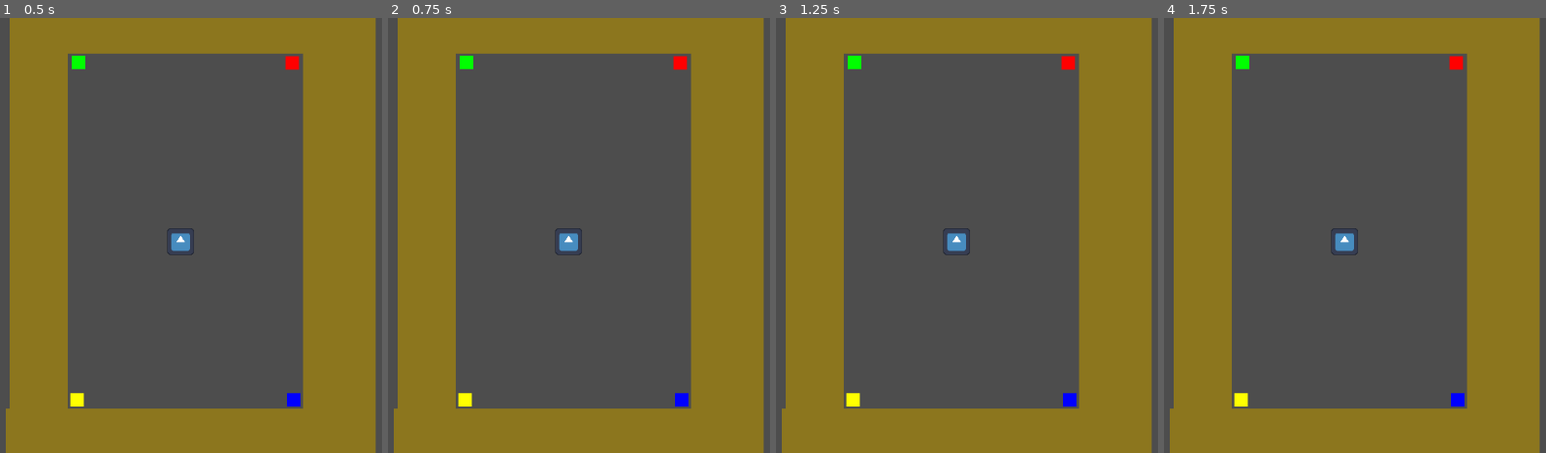
Above: before the commit, frames 1-4 (left to right).
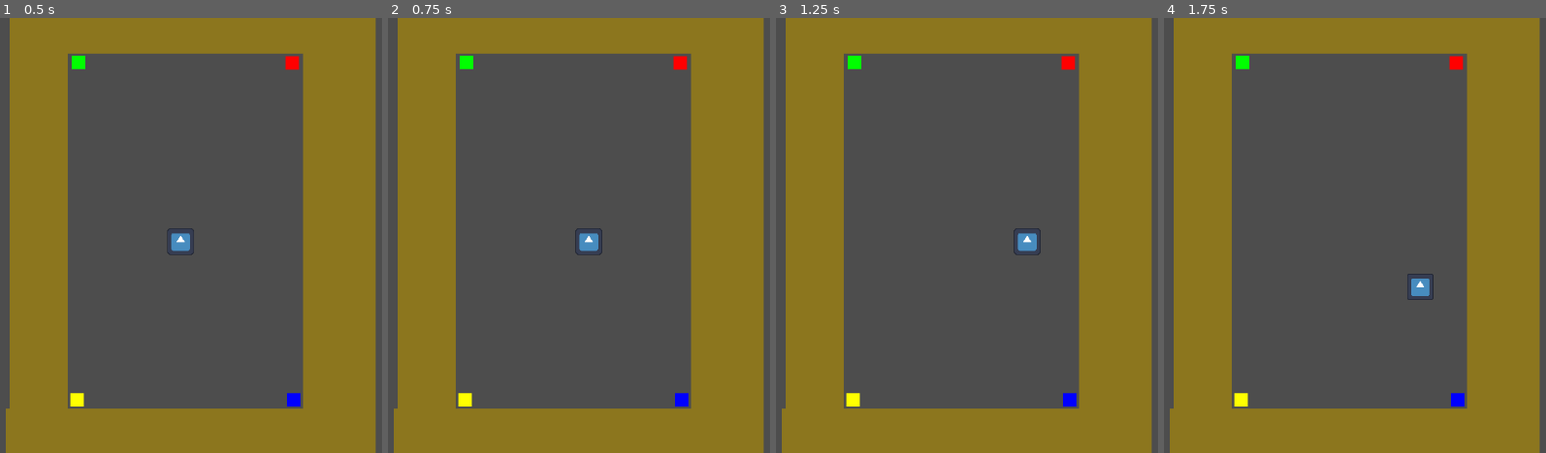
Above: after the commit, the same moments.

Repository: bemotta212/GameJam3
Game: Godot game, scene res://Scenes/level_01.tscn
Two runs of this game, one before a commit and one after it. Both use one fixed random seed, a clock stepped at 60 frames per second and the inputs below. The engine's default icon, where the game draws it, is replaced by a stand-in: a white triangle on a blue panel in a dark square.
Inputs:
- Up to frame 1 (0.5 s): no input
- Up to frame 2 (0.75 s): tap Enter at 0.5 s; hold D (Move_right) from 0.53 s (still down)
- Up to frame 3 (1.25 s): keep holding D (Move_right)
- Up to frame 4 (1.75 s): release D (Move_right) at 1.28 s; hold S (Move_down) from 1.28 s (still down)

Frame 1 is identical in both runs. In frame 2, 0.5% of the frame differs, in the area x 43-57%, y 48-55%; in frame 3, 0.5%, in the area x 43-70%, y 48-55%; in frame 4, 0.5%.
Error before the commit: Parse Error: Expected indented block after function declaration. (res://Scripts/jogador.gd:24)

Commit message:
Início das portas

Diff:
--- a/iii-game-jam-unisinos/Scenes/level_01.tscn
+++ b/iii-game-jam-unisinos/Scenes/level_01.tscn
@@ -1,6 +1,7 @@
-[gd_scene load_steps=10 format=3 uid="uid://dyj7c6bvupsv5"]
+[gd_scene load_steps=11 format=3 uid="uid://dyj7c6bvupsv5"]
 
 [ext_resource type="PackedScene" uid="uid://lekbgvvc58t6" path="res://Scenes/jogador.tscn" id="1_skhut"]
+[ext_resource type="Script" path="res://Scripts/porta.gd" id="2_eielk"]
 
 [sub_resource type="RectangleShape2D" id="RectangleShape2D_kwles"]
 size = Vector2(91, 616)
@@ -84,13 +85,14 @@
 
 [node name="Jogador" parent="." instance=ExtResource("1_skhut")]
 position = Vector2(557, 333)
-SPEED = null
 
 [node name="Portas" type="Node2D" parent="."]
 
-[node name="Cima_direita" type="Area2D" parent="Portas"]
+[node name="Cima_direita" type="Area2D" parent="Portas" node_paths=PackedStringArray("respawn_point")]
 position = Vector2(723, 67)
 collision_layer = 4
+script = ExtResource("2_eielk")
+respawn_point = NodePath("../../Respawn")
 
 [node name="ColorRect" type="ColorRect" parent="Portas/Cima_direita"]
 offset_left = -10.0
@@ -102,9 +104,11 @@
 [node name="CollisionShape2D" type="CollisionShape2D" parent="Portas/Cima_direita"]
 shape = SubResource("RectangleShape2D_jrm6f")
 
-[node name="Cima_esquerda" type="Area2D" parent="Portas"]
+[node name="Cima_esquerda" type="Area2D" parent="Portas" node_paths=PackedStringArray("respawn_point")]
 position = Vector2(405, 66)
 collision_layer = 4
+script = ExtResource("2_eielk")
+respawn_point = NodePath("../../Respawn")
 
 [node name="ColorRect" type="ColorRect" parent="Portas/Cima_esquerda"]
 offset_left = -10.0
@@ -116,9 +120,11 @@
 [node name="CollisionShape2D" type="CollisionShape2D" parent="Portas/Cima_esquerda"]
 shape = SubResource("RectangleShape2D_byueg")
 
-[node name="Baixo_direita" type="Area2D" parent="Portas"]
+[node name="Baixo_direita" type="Area2D" parent="Portas" node_paths=PackedStringArray("respawn_point")]
 position = Vector2(725, 569)
 collision_layer = 4
+script = ExtResource("2_eielk")
+respawn_point = NodePath("../../Respawn")
 
 [node name="ColorRect" type="ColorRect" parent="Portas/Baixo_direita"]
 offset_left = -10.0
@@ -130,9 +136,11 @@
 [node name="CollisionShape2D" type="CollisionShape2D" parent="Portas/Baixo_direita"]
 shape = SubResource("RectangleShape2D_xohae")
 
-[node name="Baixo_esquerda" type="Area2D" parent="Portas"]
+[node name="Baixo_esquerda" type="Area2D" parent="Portas" node_paths=PackedStringArray("respawn_point")]
 position = Vector2(403, 569)
 collision_layer = 4
+script = ExtResource("2_eielk")
+respawn_point = NodePath("../../Respawn")
 
 [node name="ColorRect" type="ColorRect" parent="Portas/Baixo_esquerda"]
 offset_left = -10.0
@@ -143,3 +151,6 @@
 
 [node name="CollisionShape2D" type="CollisionShape2D" parent="Portas/Baixo_esquerda"]
 shape = SubResource("RectangleShape2D_r8qs7")
+
+[node name="Respawn" type="Marker2D" parent="."]
+position = Vector2(557, 333)
--- a/iii-game-jam-unisinos/Scripts/jogador.gd
+++ b/iii-game-jam-unisinos/Scripts/jogador.gd
@@ -20,5 +20,3 @@
 		velocity.y = move_toward(velocity.x, 0, SPEED)
 
 	move_and_slide()
-
-func choose_door():
--- /dev/null
+++ b/iii-game-jam-unisinos/Scripts/porta.gd
@@ -0,0 +1,3 @@
+extends Area2D
+
+@export var respawn_point : Marker2D
